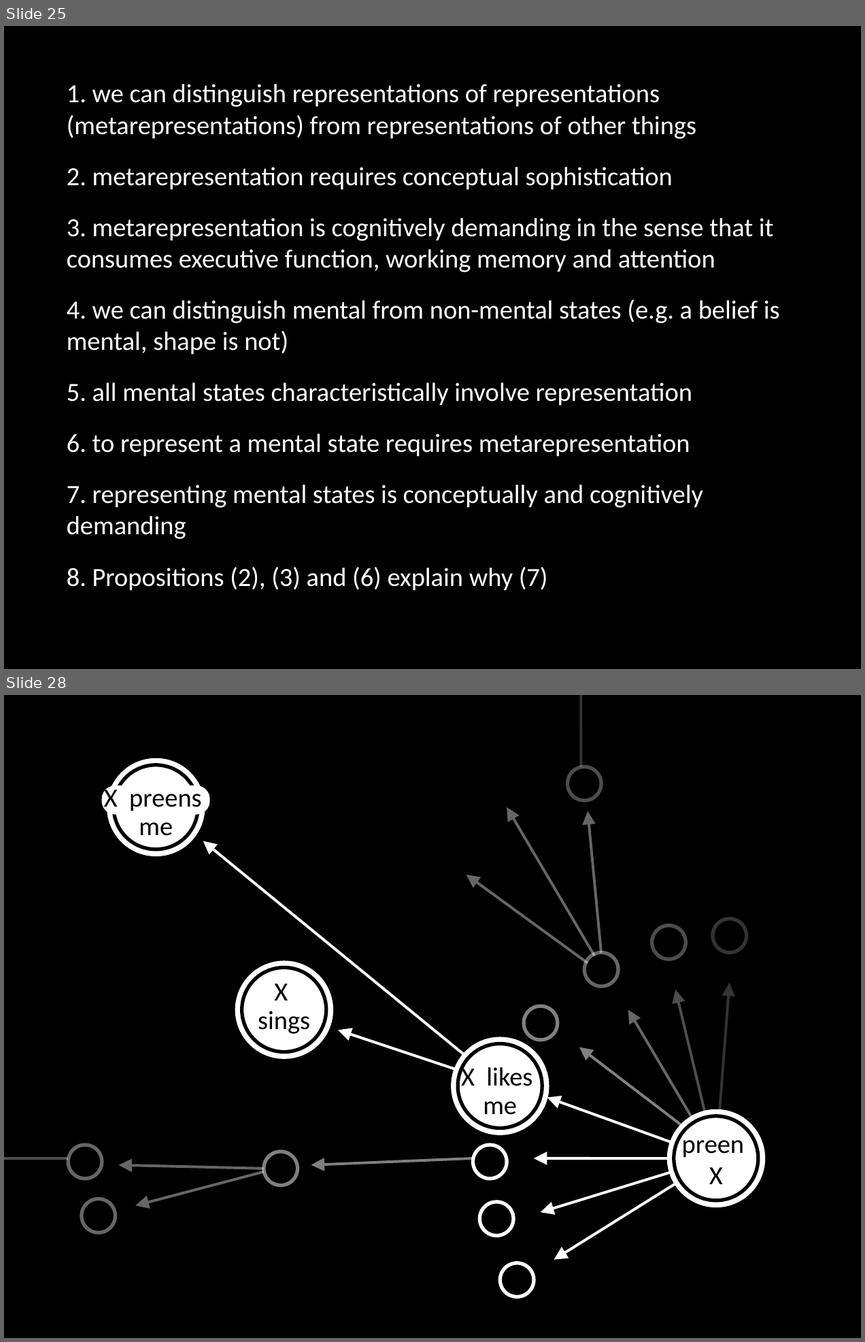
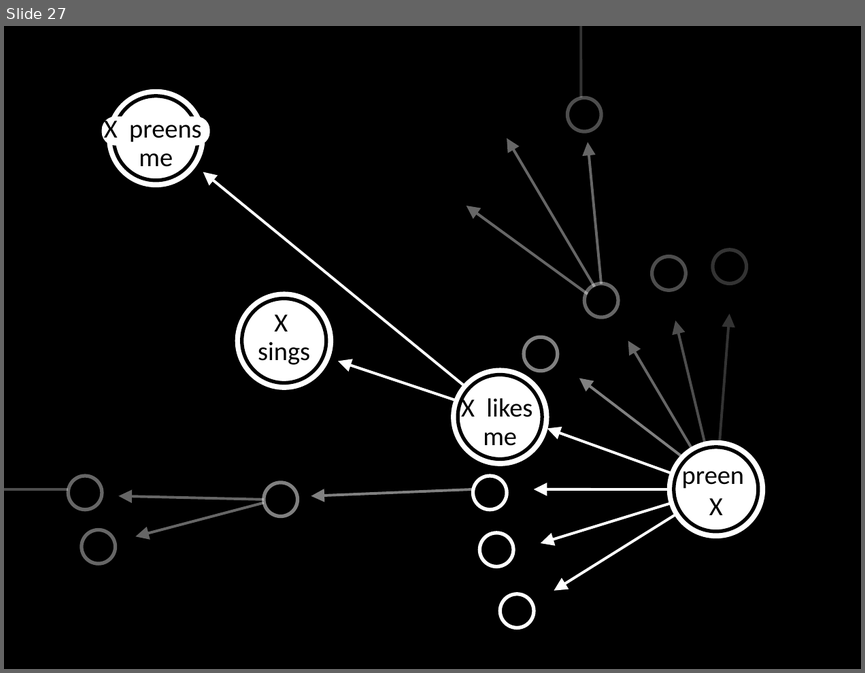
Before and after one commit to butterfill/minimal-theory-of-mind-cuny, a slide deck: minimal theory of mind cuny 03.pptx. Shown one above the other, each under a label of ours: slides 25 and 28 before the commit, slide 27 after it; the slides between them are not shown. The pictures are 865x1342 and 865x673 pixels, drawn with LibreOffice and Linux fonts; fonts in the diff are those of the drawing. Boxes give left, top, right and bottom in pixels: in the first picture for what was removed or moved away, otherwise in the second. Text is boxed around its words. In the diff, an @@ line names an element or a change of style, - is before the commit and + after.

```diff
--- a/minimal theory of mind cuny 03.pptx
+++ b/minimal theory of mind cuny 03.pptx
@@ slide 25 removed at (x1=4, y1=26, x2=861, y2=669), background #000000 @@
@@ text removed at (x1=67, y1=84, x2=780, y2=590) @@
-1. we can distinguish representations of representations (metarepresentations) from representations of other things
-2. metarepresentation requires conceptual sophistication
-3. metarepresentation is cognitively demanding in the sense that it consumes executive function, working memory and attention
-4. we can distinguish mental from non-mental states (e.g. a belief is mental, shape is not)
-5. all mental states characteristically involve representation
-6. to represent a mental state requires metarepresentation
-7. representing mental states is conceptually and cognitively demanding
-8. Propositions (2), (3) and (6) explain why (7)
@@ what was slide 28 is now slide 27 @@
```
Also in this commit, not shown: 2 slides changed, 11 slides added, 16 other slides removed, 5 other files.
